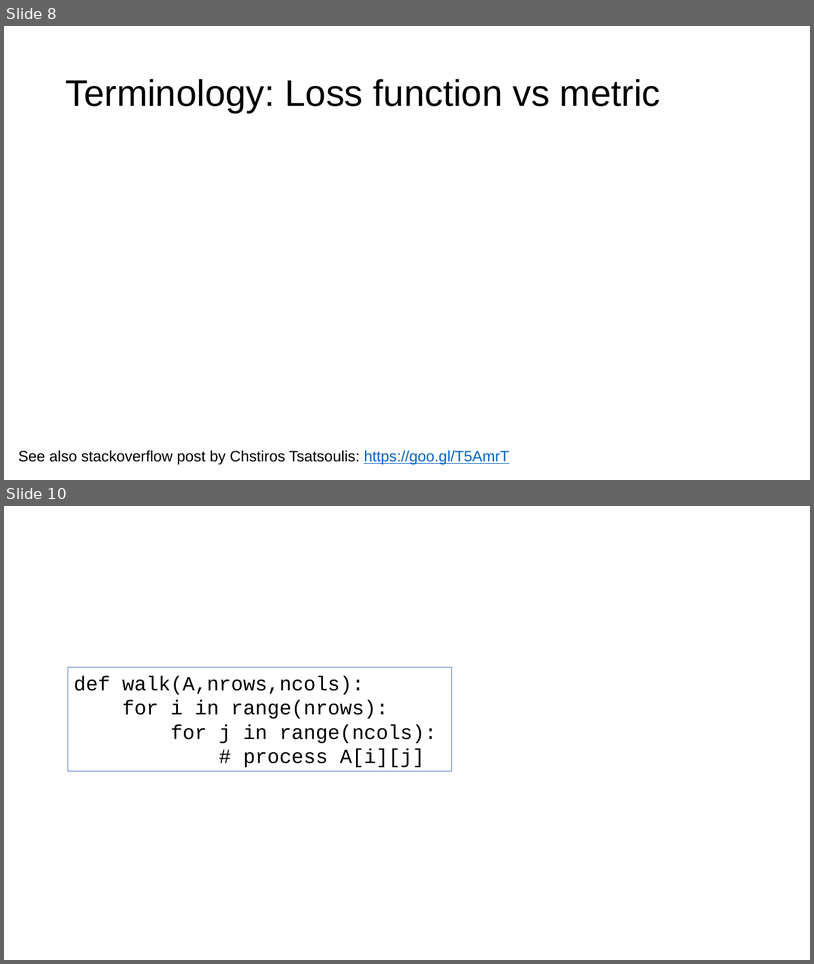
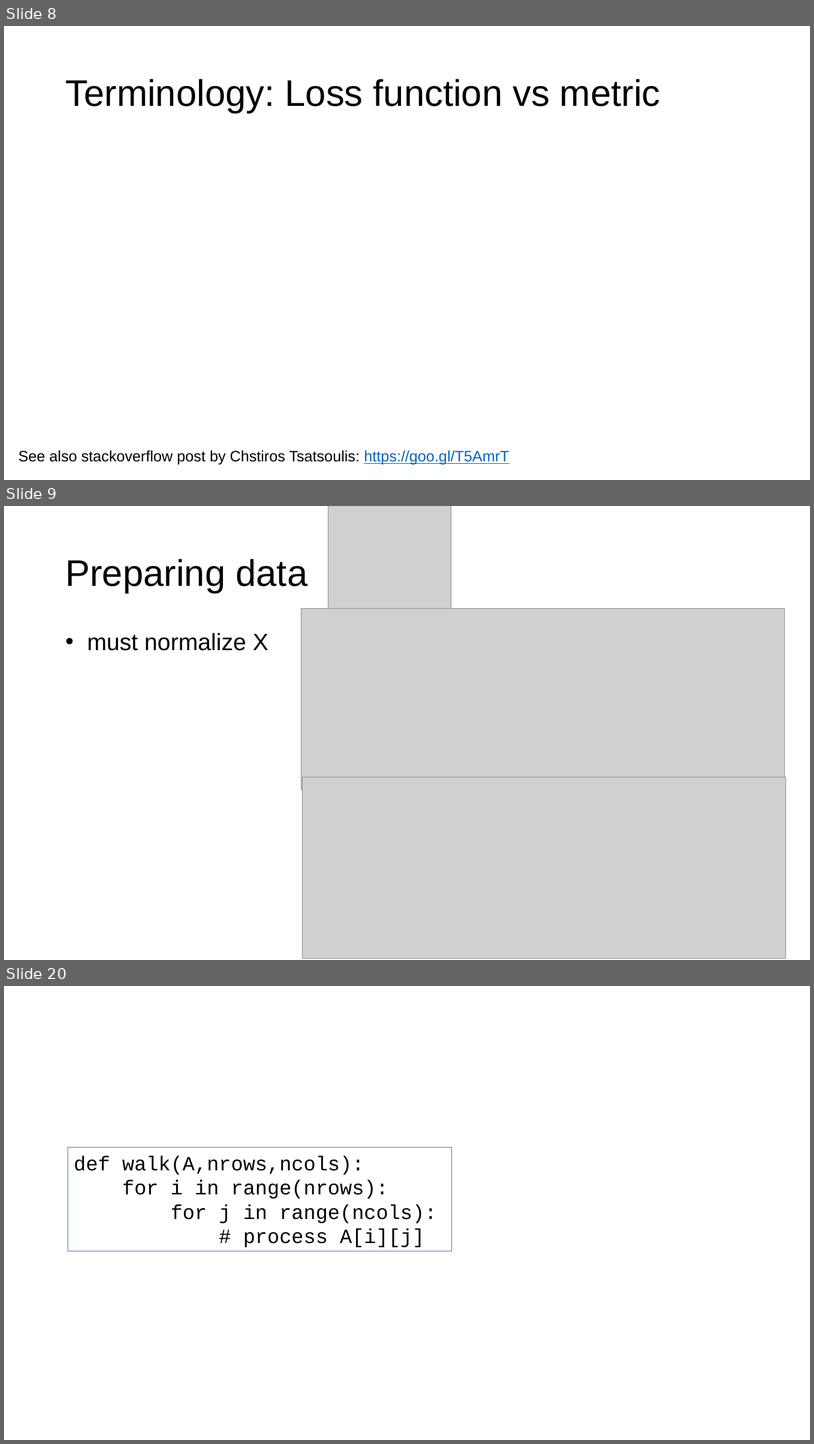
Before and after one commit to parrt/fundamentals-of-deep-learning, a slide deck: lectures/intro.pptx. Shown one above the other, each under a label of ours: slides 8 and 10 before the commit, slides 8, 9 and 20 after it; the slides between them are not shown. The pictures are 814x964 and 814x1444 pixels, drawn with LibreOffice and Linux fonts; fonts in the diff are those of the drawing; grey boxes stand for pictures; background and template pictures are left out. Boxes give left, top, right and bottom in pixels: in the first picture for what was removed or moved away, otherwise in the second. Text is boxed around its words. In the diff, an @@ line names an element or a change of style, - is before the commit and + after.

```diff
--- a/lectures/intro.pptx
+++ b/lectures/intro.pptx
@@ slide 9 added at (x1=4, y1=506, x2=810, y2=960), background #FFFFFF @@
@@ picture added at (x1=328, y1=506, x2=451, y2=610) @@
@@ title added at (x1=65, y1=559, x2=308, y2=593), 44 pt, text #000000 @@
+Preparing data
@@ picture added at (x1=302, y1=608, x2=786, y2=790) @@
@@ text added at (x1=87, y1=633, x2=269, y2=651), 28 pt, text #000000 @@
+• must normalize X
@@ picture added at (x1=303, y1=777, x2=787, y2=958) @@
@@ what was slide 10 is now slide 20 @@
```
Also in this commit, not shown: 3 slides changed, 9 other slides added, 5 other files.
